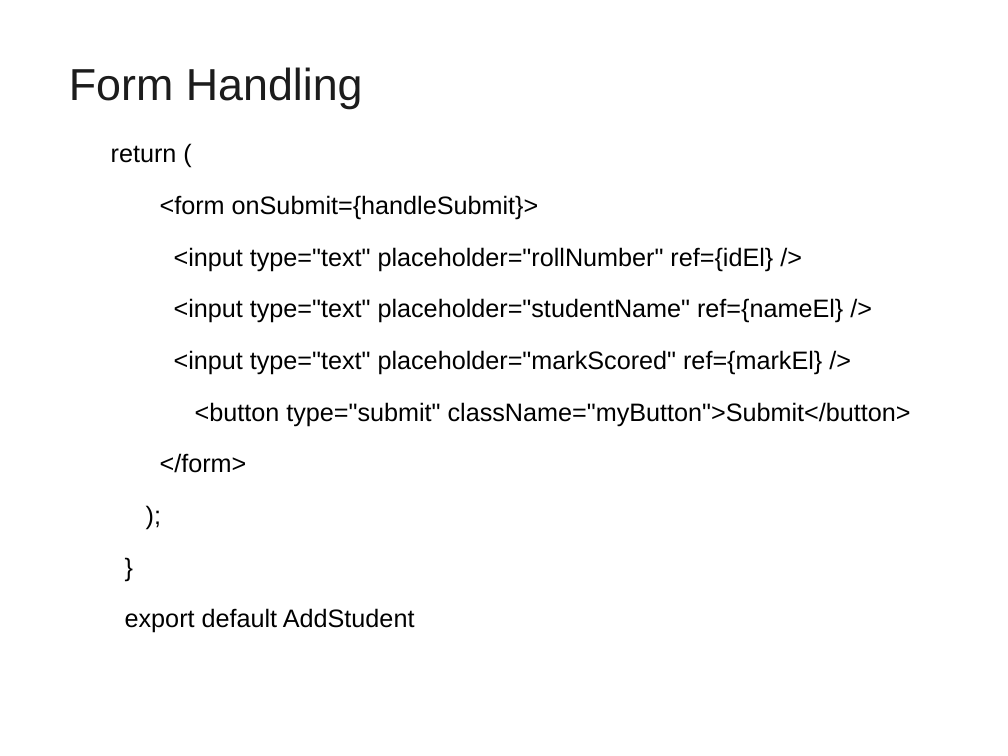
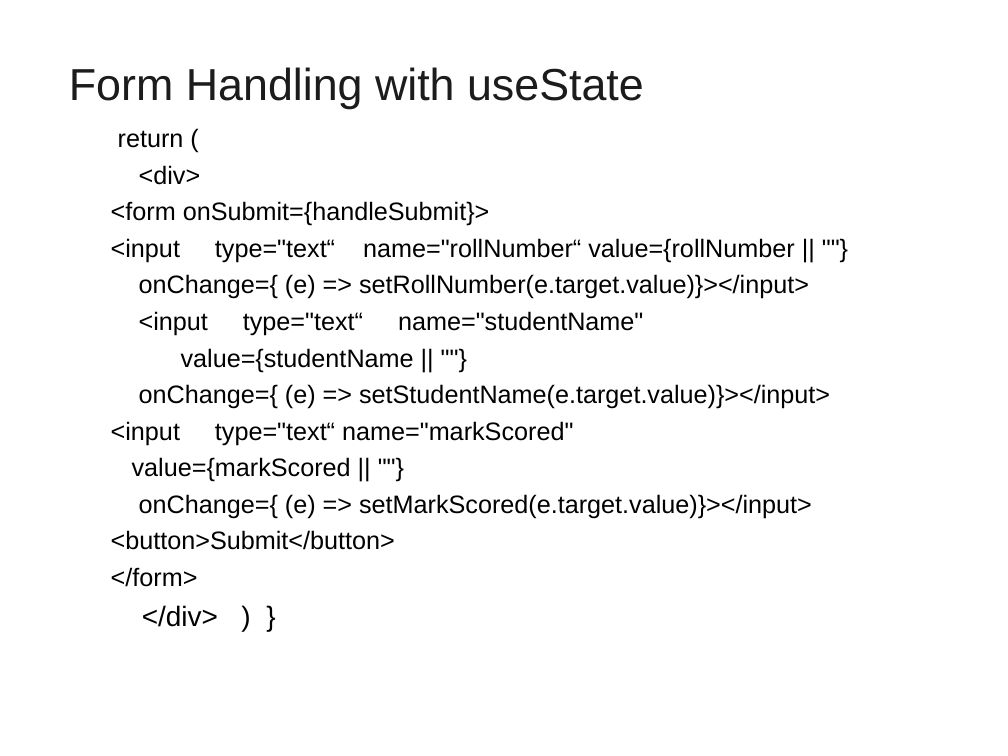
Before and after one commit to vatsanTraining/freshers_dec_2021, a slide deck: slide 12 of ReactJS_Module2.ppt (slide 7 before the commit). Drawn at 1008x756 pixels with LibreOffice and Linux fonts; fonts in the diff are those of the drawing; background and template pictures are left out. Boxes give left, top, right and bottom in pixels: in the first picture for what was removed or moved away, otherwise in the second. Text is boxed around its words. In the diff, an @@ line names an element or a change of style, - is before the commit and + after.

```diff
--- a/ReactJS_Module2.ppt
+++ b/ReactJS_Module2.ppt
@@ title at (x1=69, y1=67, x2=644, y2=109): text changed @@
-Form Handling
+Form Handling with useState
@@ text at (x1=111, y1=130, x2=490, y2=587): line spacing 1.5 to 1 @@
@@ text at (x1=139, y1=165, x2=201, y2=185): paragraph added @@
+  <div>
@@ text at (x1=111, y1=238, x2=830, y2=550): text changed @@
-  <input type="text" placeholder="rollNumber" ref={idEl} />
-  <input type="text" placeholder="studentName" ref={nameEl} />
-  <input type="text" placeholder="markScored" ref={markEl} />
-  <button type="submit" className="myButton">Submit</button>
+  <input type="text“ name="rollNumber“ value={rollNumber || ""}
+  onChange={ (e) => setRollNumber(e.target.value)}></input>
+  <input type="text“ name="studentName"
+  value={studentName || ""}
+  onChange={ (e) => setStudentName(e.target.value)}></input>
+  <input type="text“ name="markScored"
+  value={markScored || ""}
+  onChange={ (e) => setMarkScored(e.target.value)}></input>
+  <button>Submit</button>
@@ text at (x1=142, y1=605, x2=218, y2=627): text changed; size 18 to 20 pt @@
-  );
-  }
-  export default AddStudent
+</div> ) }
```
Also in this commit, not shown: 18 slides added, 5 slides removed.
